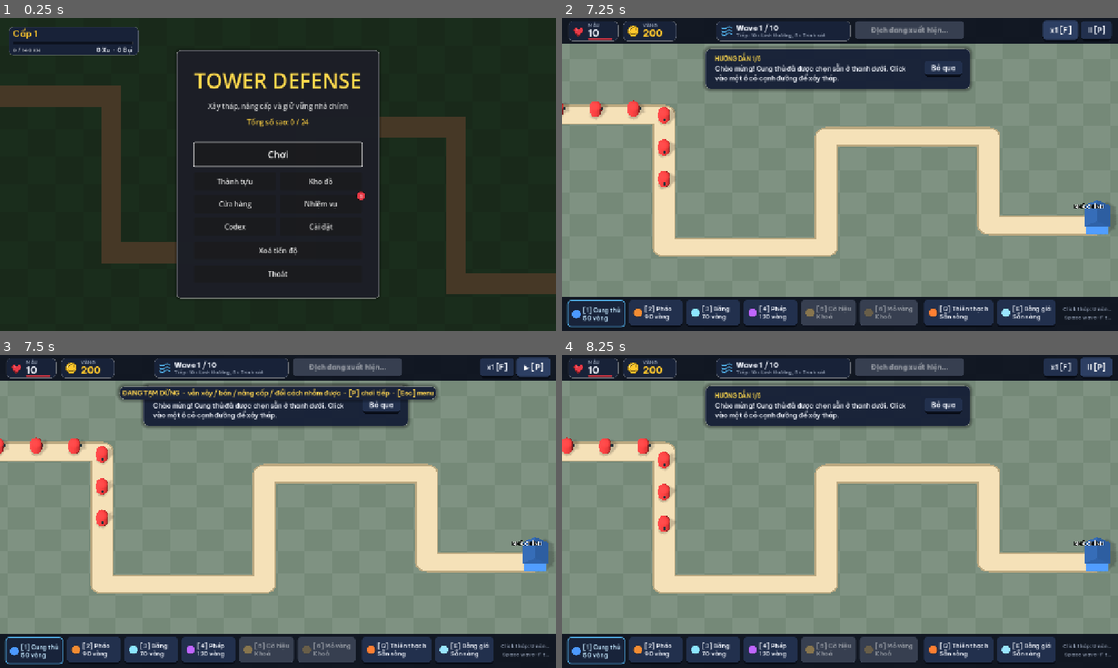
Above: before the commit, frames 1-4 (two rows, left to right).
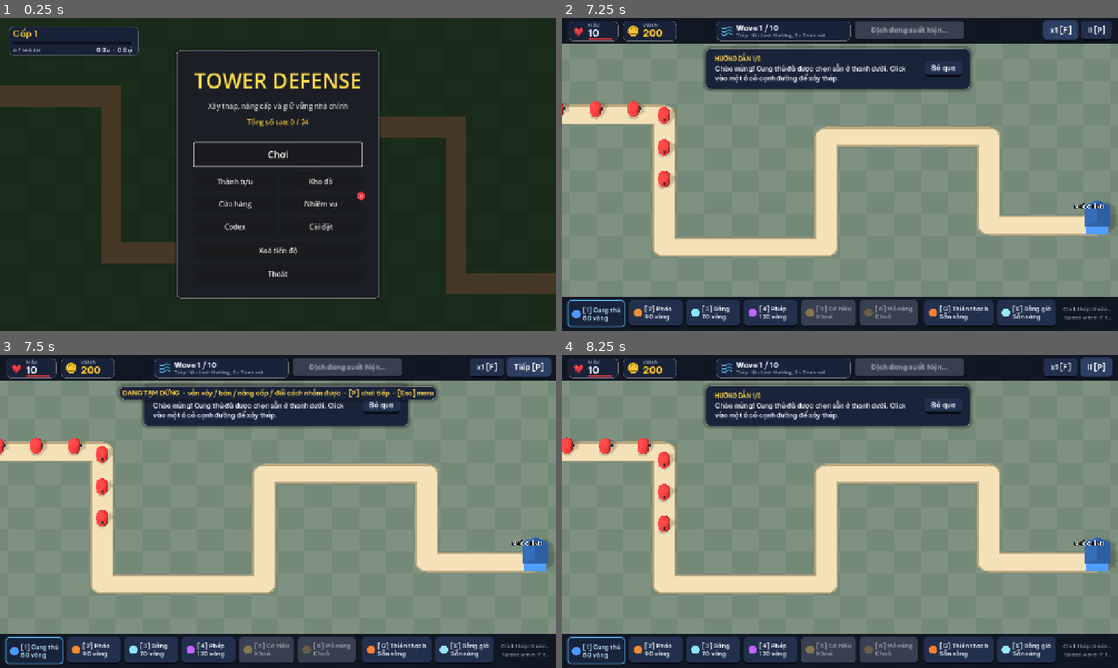
Above: after the commit, the same moments.

Repository: minhkhoitran1808-ux/my-space-game
Game: Godot game, scene res://scenes/menus/MainMenu.tscn
Two runs of this game, one before a commit and one after it. Both use one fixed random seed, a clock stepped at 60 frames per second and the inputs below.
Inputs:
- Up to frame 1 (0.25 s): no input
- Up to frame 2 (7.25 s): click "Chơi" at 0.5 s; click "Dễ" at 1.25 s; click "Thường" at 2 s; click "Khó" at 2.75 s; click "Chơi" at 3.5 s; click "Bắt đầu Wave 1 [Space]" at 4.25 s; click "x1 [F]" at 5 s; click "x2 [F]" at 5.75 s; click "x3 [F]" at 6.5 s
- Up to frame 3 (7.5 s): click "II [P]" at 7.25 s
- Up to frame 4 (8.25 s): click "▶ [P]" (after the commit: "Tiếp [P]") at 8 s

Frames 1-2 are identical in both runs. In frame 3, 0.3% of the frame differs, in the area x 84-100%, y 0-8%; in frame 4, nothing differs.

Commit message:
HUD: plain-text resume label on the pause button (glyph missing in the Web font)
Co-Authored-By: Claude Opus 5.5 <noreply@anthropic.com>
Claude-Session: https://claude.ai/code/session_018BkuVcu9zCGSmj6Xq9TjTi

Diff:
--- a/tower-defense/scripts/ui/HUD.gd
+++ b/tower-defense/scripts/ui/HUD.gd
@@ -260,7 +260,7 @@
 		add_child(_tactical_banner)
 		_tactical_banner.position = Vector2((get_viewport_rect().size.x - _tactical_banner.get_combined_minimum_size().x) * 0.5, 72.0)
 	_tactical_banner.visible = on
-	pause_button.text = "▶ [P]" if on else "II [P]"
+	pause_button.text = "Tiếp [P]" if on else "II [P]"
 
 
 func is_tactical_banner_shown() -> bool:
